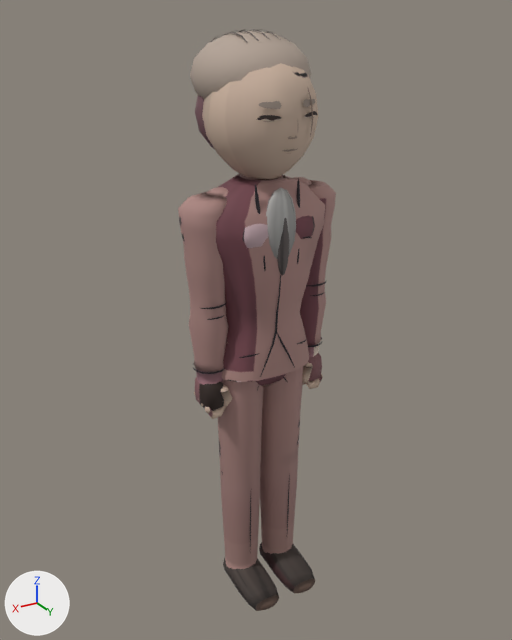
Before and after pictures for a commit that changed the glTF model assets/models/cheonildo_a.glb.
Before and after are seen from a 50 mm camera at (1.13, 1.857, 1.966) aimed at (-0.006, -0.037, 1.019). Every picture has the same lights, and +X, +Y and +Z are marked at lower left. The first picture is the older version. Vertices at exactly the same position are counted once.

In view in the first picture: 'Body'.
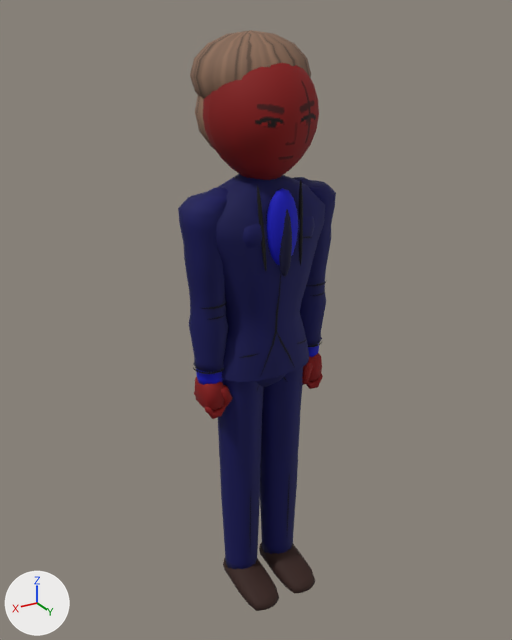
Where the change shows, as pixel boxes (x1, y1, x2, y2) in the pictures (512 x 640 px; the box of a moved part takes in the faces that stretch with it):
'Body', reshaped
    before: (178, 29, 336, 611)
    after: (178, 30, 336, 611)
part 1 of me_mesh_0, deleted
    before: (257, 86, 318, 154)
part 2 of me_mesh_0, moved or reshaped
    before: (202, 29, 318, 341)
    after: (203, 63, 319, 343)
part 3 of me_mesh_0, recoloured (brown to blue)
    both: (178, 30, 336, 611)

The change in detail:
me_mesh_0 is used by ob_body; location (0.0, 0.0, 0.0).
me_mesh_0 had 4401 vertices, 7872 faces and spanned x -0.27..0.27, y -0.23..0.21, z -0.02..1.93.
me_mesh_0 now has 3618 vertices, 6686 faces and spans x -0.27..0.27, y -0.23..0.21, z -0.02..1.93.
me_mesh_0 part 1: 16 loose pieces with 688 vertices, spanning x -0.1..0.1, y 0.15..0.18, z 1.6..1.79, are deleted.
me_mesh_0 part 2: 145 vertices moved within x -0.14..0.14, y -0.14..0.17, z 1.23..1.81; 569 vertices removed from x -0.16..0.16, y -0.22..0.17, z 0.97..1.93; 474 vertices added at x -0.17..0.17, y -0.17..0.17, z 0.96..1.88.
me_mesh_0 part 3: 5484 kept faces spanning x -0.27..0.27, y -0.23..0.21, z -0.02..1.93 get new vertex colours.
